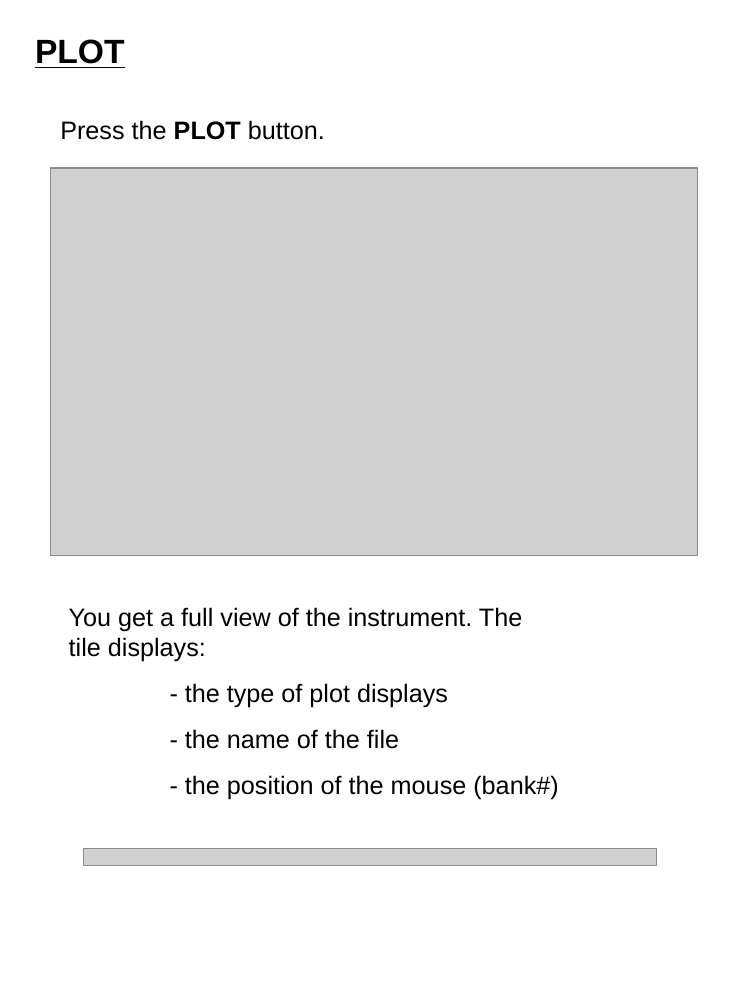
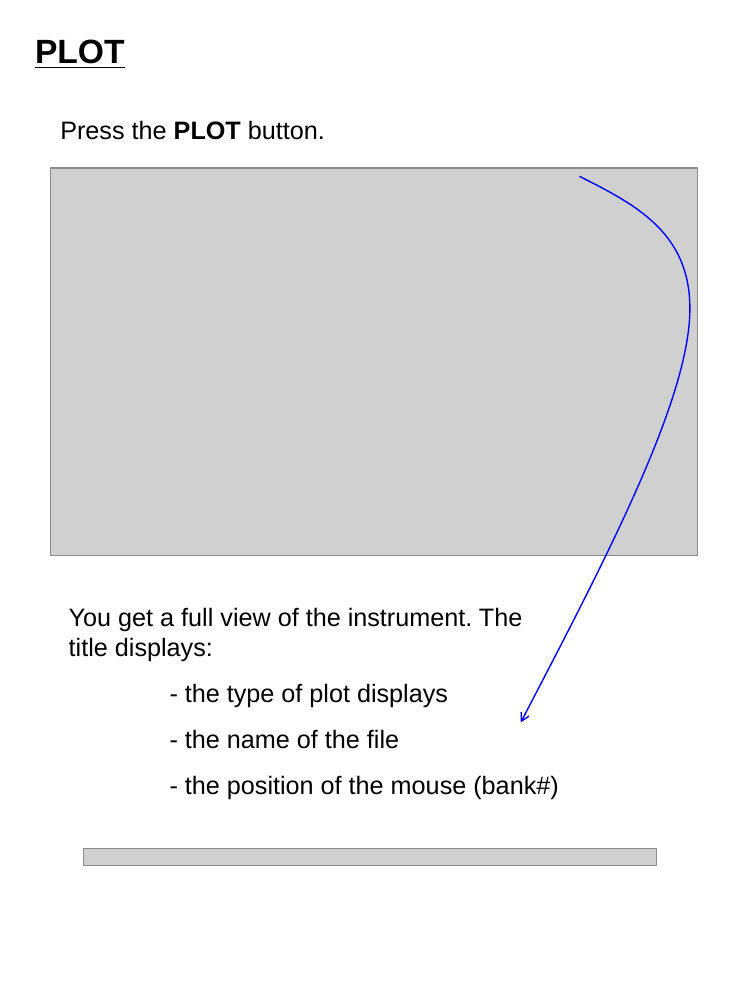
Before and after one commit to ornl-ndav/IdlGui, a slide deck: slide 16 of 1.0/doc/plotARCS_manual.ppt (slide 15 before the commit). Drawn at 756x1008 pixels with LibreOffice and Linux fonts; fonts in the diff are those of the drawing; grey boxes stand for pictures. Boxes give left, top, right and bottom in pixels: in the first picture for what was removed or moved away, otherwise in the second. Text is boxed around its words. In the diff, an @@ line names an element or a change of style, - is before the commit and + after.

```diff
--- a/1.0/doc/plotARCS_manual.ppt
+++ b/1.0/doc/plotARCS_manual.ppt
@@ freeform shape added at bbox=[521, 176, 699, 723], outline #0000FF 0.99 pt @@
@@ text at bbox=[69, 607, 522, 662]: text changed @@
-You get a full view of the instrument. The tile displays:
+You get a full view of the instrument. The title displays:
```
Also in this commit, not shown: 3 other slides changed, 7 slides added, 1 slide removed.
